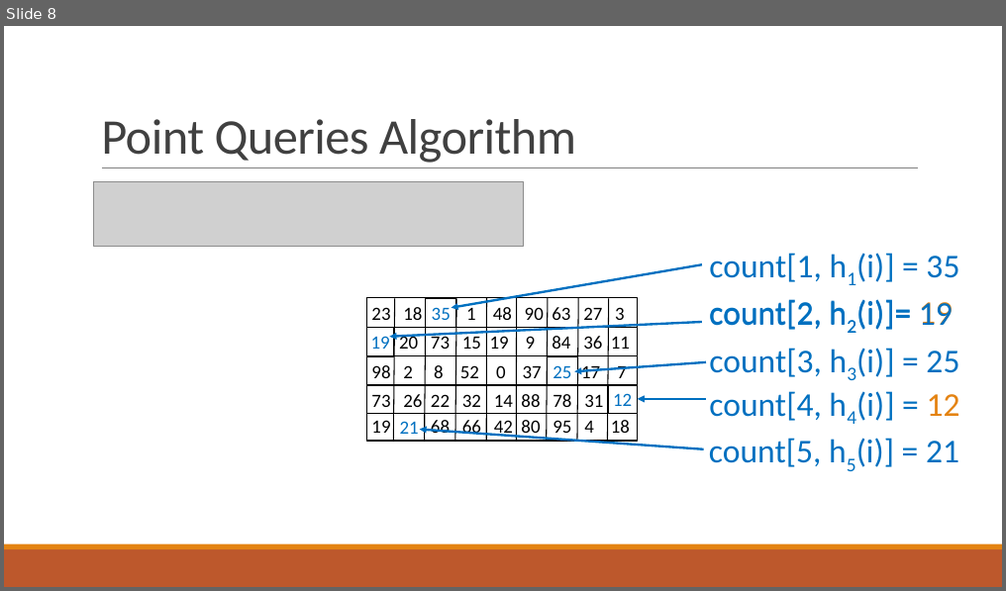
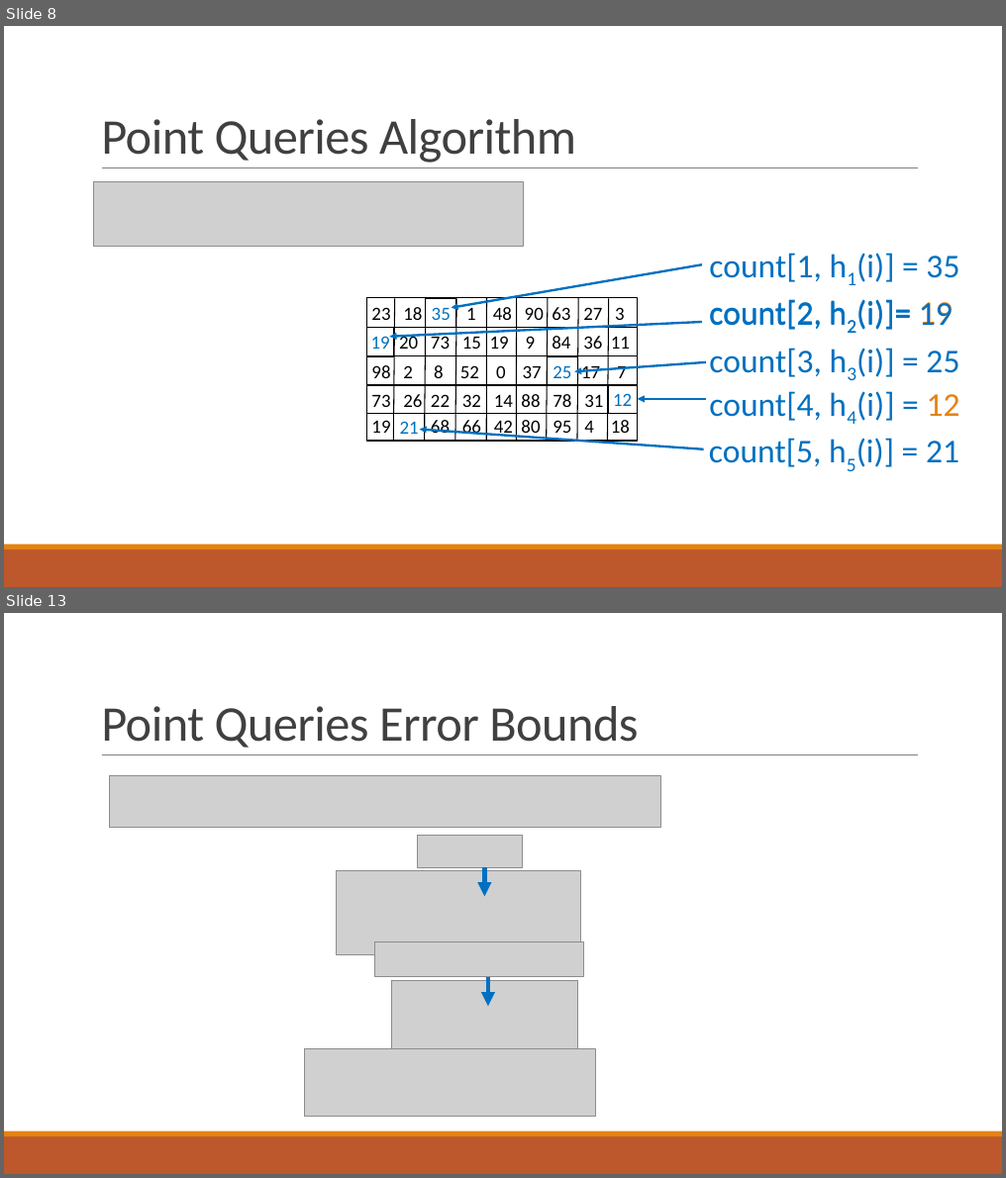
Before and after one commit to ewagner46/count_min_sketch_technical_summary, a slide deck: count_min_sketch_talk.pptx. Shown one above the other, each under a label of ours: slide 8 before the commit, slides 8 and 13 after it; the slides between them are not shown. The pictures are 1006x591 and 1006x1178 pixels, drawn with LibreOffice and Linux fonts; fonts in the diff are those of the drawing; grey boxes stand for pictures. Boxes give left, top, right and bottom in pixels: in the first picture for what was removed or moved away, otherwise in the second. Text is boxed around its words. In the diff, an @@ line names an element or a change of style, - is before the commit and + after.

```diff
--- a/count_min_sketch_talk.pptx
+++ b/count_min_sketch_talk.pptx
@@ slide 13 added at (4, 613, 1002, 1174), background #FFFFFF; not listed: 3 template elements that a slide beside it also shows @@
@@ title added at (101, 706, 638, 748), 48 pt, text #404040 @@
+Point Queries Error Bounds
@@ picture added at (110, 775, 660, 827) @@
@@ picture added at (417, 836, 523, 867) @@
@@ picture added at (337, 870, 580, 956) @@
@@ arrow added from (484, 867) to (484, 897), #0070C0 4.5 pt @@
@@ picture added at (374, 943, 583, 977) @@
@@ picture added at (391, 981, 577, 1058) @@
@@ arrow added from (488, 971) to (488, 1006), #0070C0 4.5 pt @@
@@ picture added at (304, 1049, 595, 1117) @@
```
Also in this commit, not shown: 2 slides changed, 7 other slides added, 1 other file.
